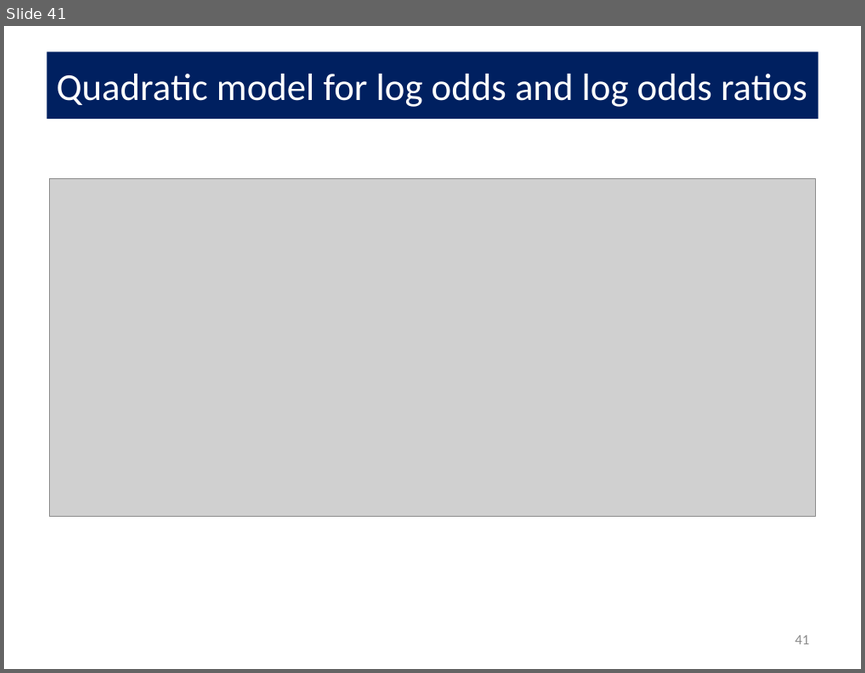
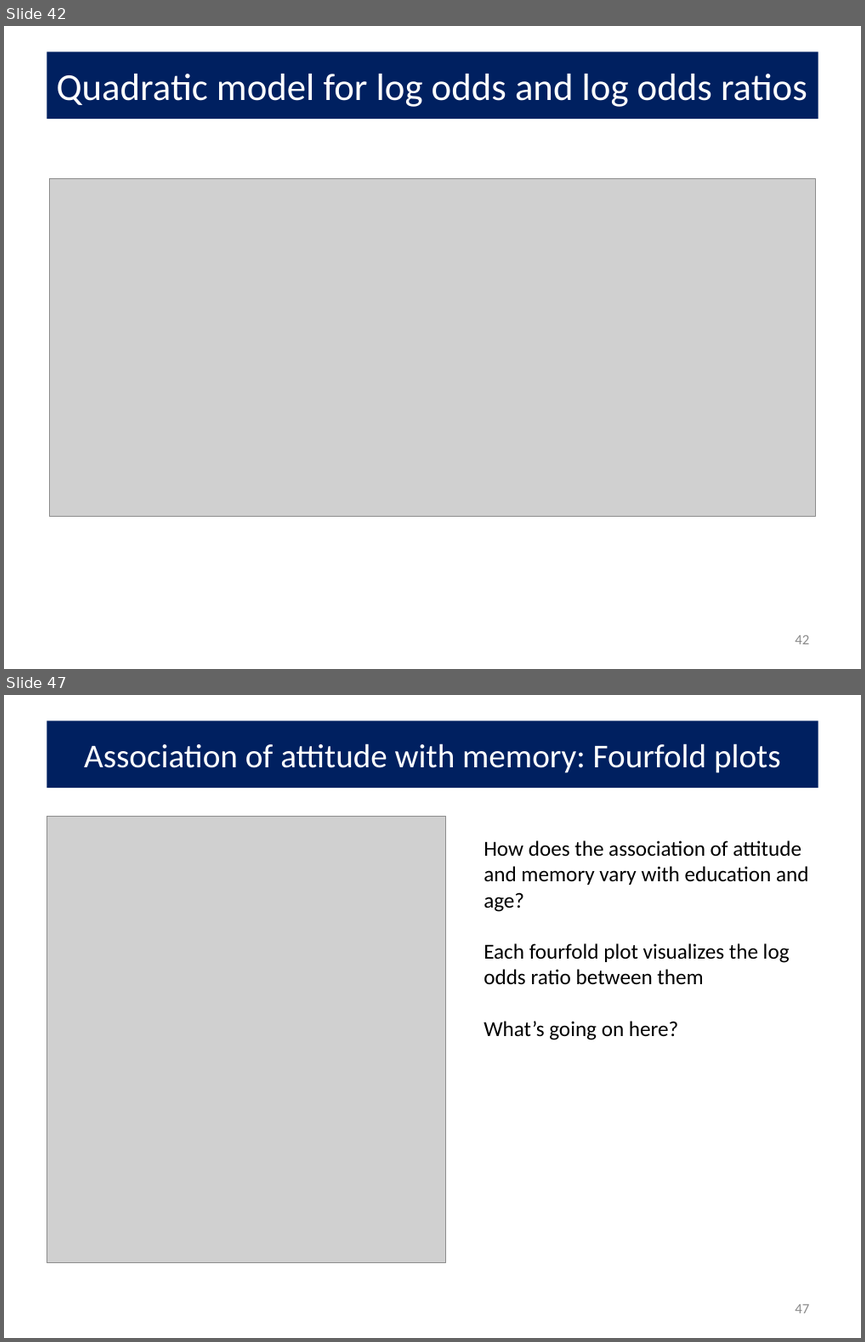
Before and after one commit to friendly/psy6136, a slide deck: docs/lectures/Log-Odds.pptx. Shown one above the other, each under a label of ours: slide 41 before the commit, slides 42 and 47 after it; the slides between them are not shown. The pictures are 865x673 and 865x1342 pixels, drawn with LibreOffice and Linux fonts; fonts in the diff are those of the drawing; grey boxes stand for pictures. Boxes give left, top, right and bottom in pixels: in the first picture for what was removed or moved away, otherwise in the second. Text is boxed around its words. In the diff, an @@ line names an element or a change of style, - is before the commit and + after.

```diff
--- a/docs/lectures/Log-Odds.pptx
+++ b/docs/lectures/Log-Odds.pptx
@@ slide 47 added at (4, 695, 861, 1338), background #FFFFFF @@
@@ title added at (46, 721, 818, 788), fill #002060, 28 pt, text #FFFFFF @@
+Association of attitude with memory: Fourfold plots
@@ picture added at (46, 816, 446, 1262) @@
@@ text added at (483, 840, 809, 1040), 18 pt, text #000000 @@
+How does the association of attitude and memory vary with education and age?
+Each fourfold plot visualizes the log odds ratio between them
+What’s going on here?
@@ page number added at (794, 1304, 809, 1313), 12 pt, text #8C8C8C @@
+47
@@ what was slide 41 is now slide 42 @@
@@ page number at (794, 635, 809, 644): text changed @@
-41
+42
```
Also in this commit, not shown: 2 slides changed, 6 other slides added, 5 other files.
